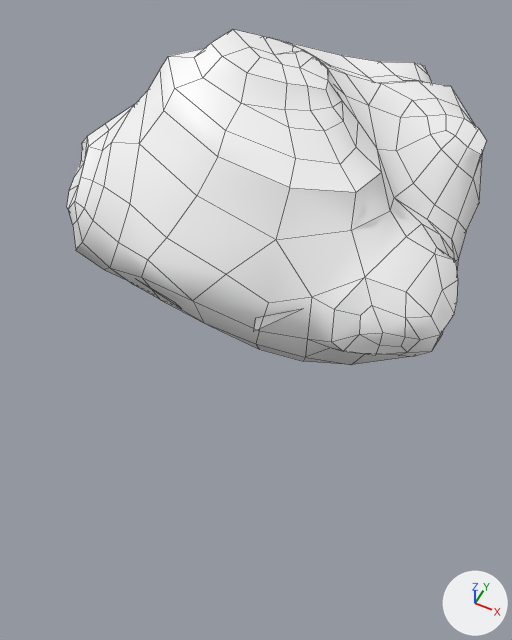
The FBX model Assets/Resources/Models/SM_Chara_Yokai_AkaShita.fbx: old version first, new version second.
Camera for both pictures: a 50 mm lens placed at (0.404, -0.981, 1.007), pointed at (0.066, -0.306, 0.163). The lights are fixed; the arrows at lower right show +X, +Y and +Z. Mesh edges are drawn as thin lines. Where no turn or scale is listed for an object, it has been applied to the vertices.

Objects in the first picture: 'SM_Chara_Yokai_AkaShita'.
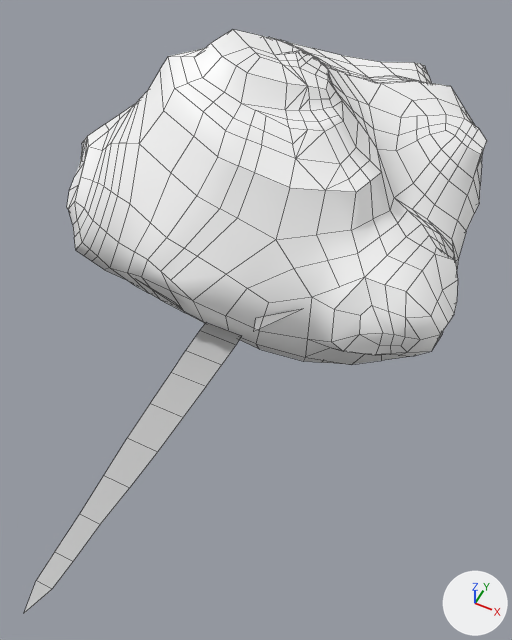
Patch to the scene script:
```diff
--- a/Assets/Resources/Models/SM_Chara_Yokai_AkaShita.fbx.py
+++ b/Assets/Resources/Models/SM_Chara_Yokai_AkaShita.fbx.py
@@ mat_lambert1 @@
+mat_lambert1 = principled_material('lambert1')
+mat_lambert1.base_color = (0.5, 0.5, 0.5)  # grey #bcbcbc
@@ me_mesh @@
 # used by ob_sm_chara_yokai_akashita; location = (0.0, 0.0, 0.0)
-me_mesh.from_pydata(...)  # 324 vertices, 339 faces; spans x -0.35..0.35, y -0.391..0.391, z 0.001..0.511
+me_mesh.from_pydata(...)  # 860 vertices, 883 faces; spans x -0.35..0.35, y -0.391..0.391, z 0.001..0.511
+# me_mesh part 1: 536 vertices added at x -0.342..0.347, y -0.386..0.39, z 0.013..0.501
 me_mesh.materials.append(mat_m_chara_yokai_akashita)
@@ me_mesh_002 @@
+me_mesh_002.from_pydata(...)  # 21 vertices, 10 faces; spans x -0.032..0.032, y -0.463..0.032, z -0.057
+me_mesh_002.materials.append(mat_lambert1)  # grey #bcbcbc
@@ ob_sm_chara_yokai_akashita_tongue @@
+ob_sm_chara_yokai_akashita_tongue = bpy.data.objects.new('SM_Chara_Yokai_AkaShita_Tongue', me_mesh_002)
+ob_sm_chara_yokai_akashita_tongue.location = (0.026, -0.372, 0.212)
```

Where the change shows, as pixel boxes (x1, y1, x2, y2) in the pictures (512 x 640 px):
'SM_Chara_Yokai_AkaShita_Tongue', added: after (24, 323, 242, 613)
part 1 of me_mesh, added: after (73, 36, 487, 364)
